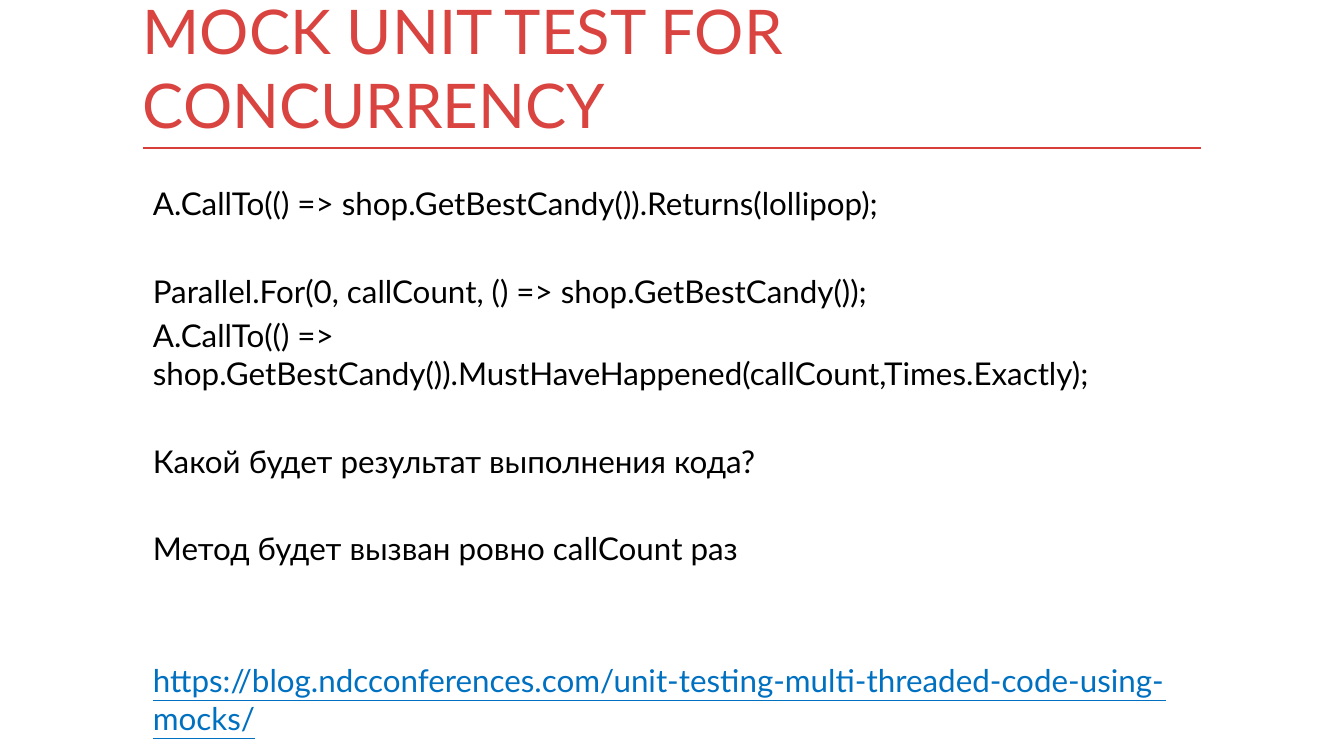
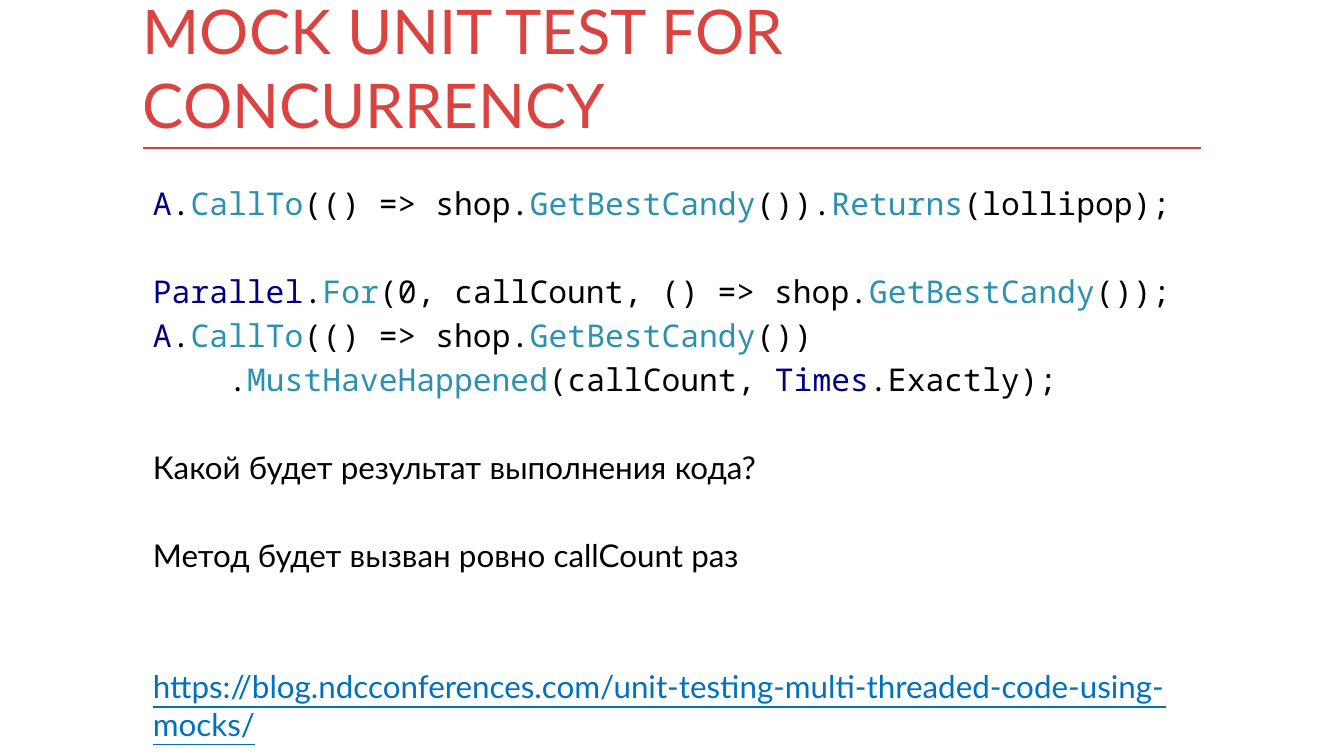
Before and after one commit to kontur-courses/mocks, a slide deck: slide 6 of mocks.pptx. Drawn at 1344x756 pixels with LibreOffice and Linux fonts; fonts in the diff are those of the drawing. Boxes give left, top, right and bottom in pixels: in the first picture for what was removed or moved away, otherwise in the second. Text is boxed around its words. In the diff, an @@ line names an element or a change of style, - is before the commit and + after.

Commit message:
Fix slide font

```diff
--- a/mocks.pptx
+++ b/mocks.pptx
@@ text at box(153, 191, 1170, 311): font Lato to Noto Sans Mono in "A.CallTo(() => shop.GetBestCandy()).Returns(lollipop);", "Parallel.For(0, callCount, () => shop.GetBestCandy());"; text colour #000000 to #00007F in "A.CallTo(()", "Parallel.For(0,"; text colour #000000 to #2B91AF in "A.CallTo(() shop.GetBestCandy()).Returns(lollipop);", "Parallel.For(0, shop.GetBestCandy());" @@
@@ text at box(153, 323, 1057, 399): text changed; font Lato to Noto Sans Mono @@
-A.CallTo(() => shop.GetBestCandy()).MustHaveHappened(callCount,Times.Exactly);
+A.CallTo(() => shop.GetBestCandy())
+.MustHaveHappened(callCount, Times.Exactly);
```
